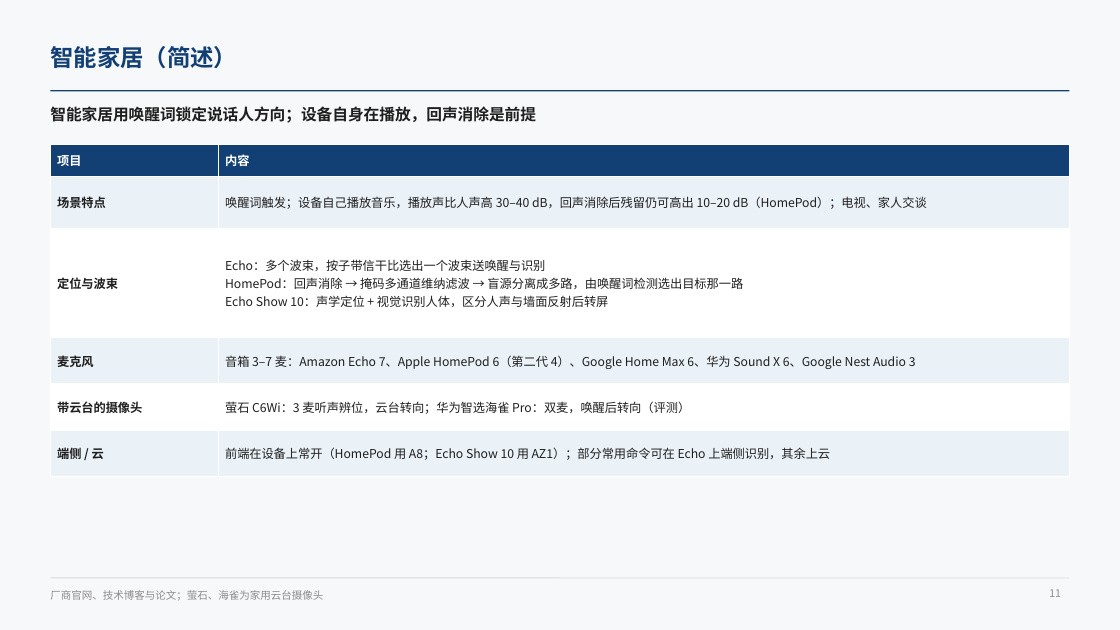
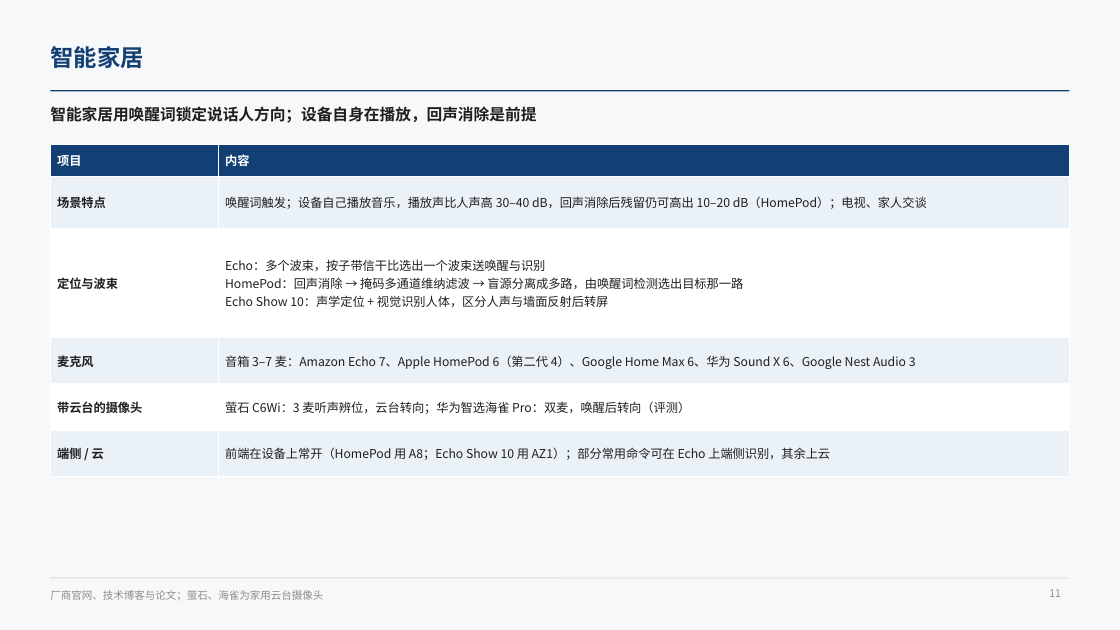
Before and after one commit to ZeroFoxxi/ssl-scene1, a slide deck: slide 11 of 01_场景一_摄像头声源定位/技术总结/声源定位与波束成形技术总结.pptx. Drawn at 1120x630 pixels with LibreOffice and Linux fonts; fonts in the diff are those of the drawing. Boxes give left, top, right and bottom in pixels: in the first picture for what was removed or moved away, otherwise in the second. Text is boxed around its words. In the diff, an @@ line names an element or a change of style, - is before the commit and + after.

```diff
--- a/01_场景一_摄像头声源定位/技术总结/声源定位与波束成形技术总结.pptx
+++ b/01_场景一_摄像头声源定位/技术总结/声源定位与波束成形技术总结.pptx
@@ text at (50,46,143,68): text changed @@
-智能家居（简述）
+智能家居
```
Also in this commit, not shown: 5 other slides changed, 3 slides removed, 3 other files.
